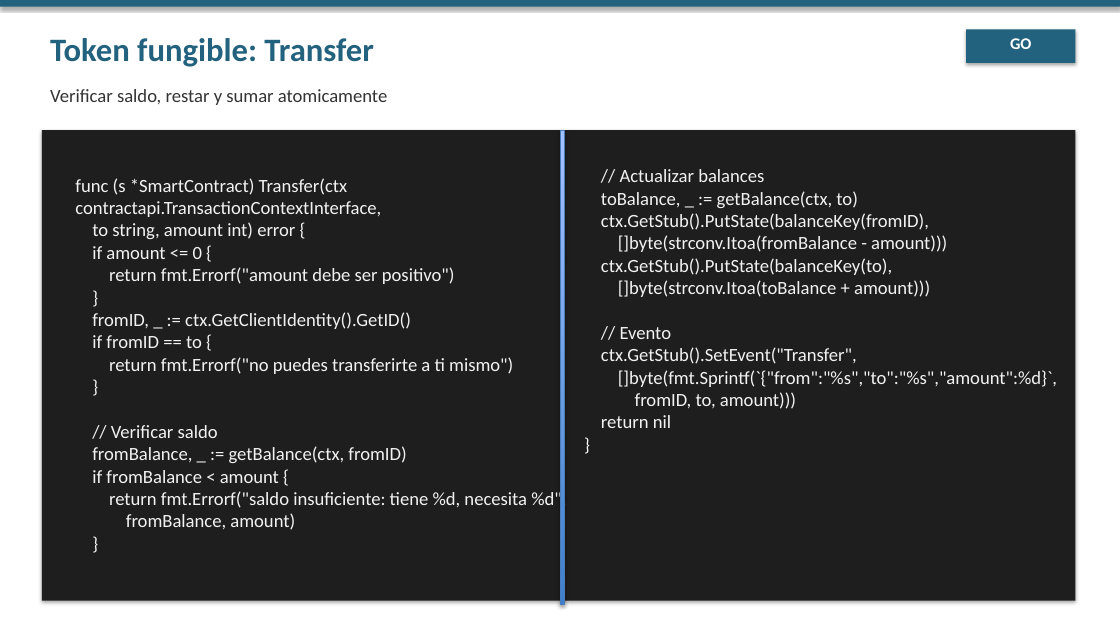
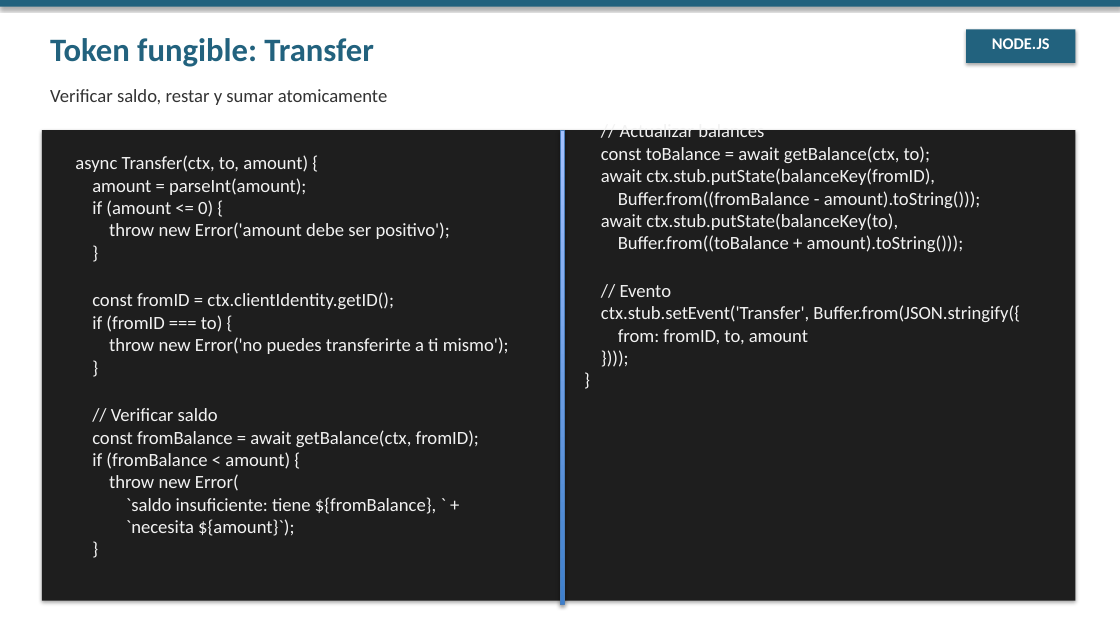
Before and after one commit to jjnieto/fabric, a slide deck: slide 7 of docs/slides/Modulo 4/dia_4.pptx. Drawn at 1120x630 pixels with LibreOffice and Linux fonts; fonts in the diff are those of the drawing. Boxes give left, top, right and bottom in pixels: in the first picture for what was removed or moved away, otherwise in the second. Text is boxed around its words. In the diff, an @@ line names an element or a change of style, - is before the commit and + after.

```diff
--- a/docs/slides/Modulo 4/dia_4.pptx
+++ b/docs/slides/Modulo 4/dia_4.pptx
@@ text at [992,38,1050,49]: text changed @@
-GO
+NODE.JS
@@ text at [601,122,1020,344]: text changed @@
-// Actualizar balances
-toBalance, _ := getBalance(ctx, to)
-ctx.GetStub().PutState(balanceKey(fromID),
-[]byte(strconv.Itoa(fromBalance - amount)))
-ctx.GetStub().PutState(balanceKey(to),
-[]byte(strconv.Itoa(toBalance + amount)))
-// Evento
-ctx.GetStub().SetEvent("Transfer",
-[]byte(fmt.Sprintf(`{"from":"%s","to":"%s","amount":%d}`,
-fromID, to, amount)))
-return nil
-}
+// Actualizar balances
+const toBalance = await getBalance(ctx, to);
+await ctx.stub.putState(balanceKey(fromID),
+Buffer.from((fromBalance - amount).toString()));
+await ctx.stub.putState(balanceKey(to),
+Buffer.from((toBalance + amount).toString()));
+// Evento
+ctx.stub.setEvent('Transfer', Buffer.from(JSON.stringify({
+from: fromID, to, amount
+})));
+}
@@ text at [75,155,509,536]: text changed @@
-func (s *SmartContract) Transfer(ctx contractapi.TransactionContextInterface,
-to string, amount int) error {
-if amount <= 0 {
-return fmt.Errorf("amount debe ser positivo")
-}
-fromID, _ := ctx.GetClientIdentity().GetID()
-if fromID == to {
-return fmt.Errorf("no puedes transferirte a ti mismo")
-}
-// Verificar saldo
-fromBalance, _ := getBalance(ctx, fromID)
-if fromBalance < amount {
-return fmt.Errorf("saldo insuficiente: tiene %d, necesita %d",
-fromBalance, amount)
-}
+async Transfer(ctx, to, amount) {
+amount = parseInt(amount);
+if (amount <= 0) {
+throw new Error('amount debe ser positivo');
+}
+const fromID = ctx.clientIdentity.getID();
+if (fromID === to) {
+throw new Error('no puedes transferirte a ti mismo');
+}
+// Verificar saldo
+const fromBalance = await getBalance(ctx, fromID);
+if (fromBalance < amount) {
+throw new Error(
+`saldo insuficiente: tiene ${fromBalance}, ` +
+`necesita ${amount}`);
+}
```
Also in this commit, not shown: 5 other slides changed, 8 other files.
